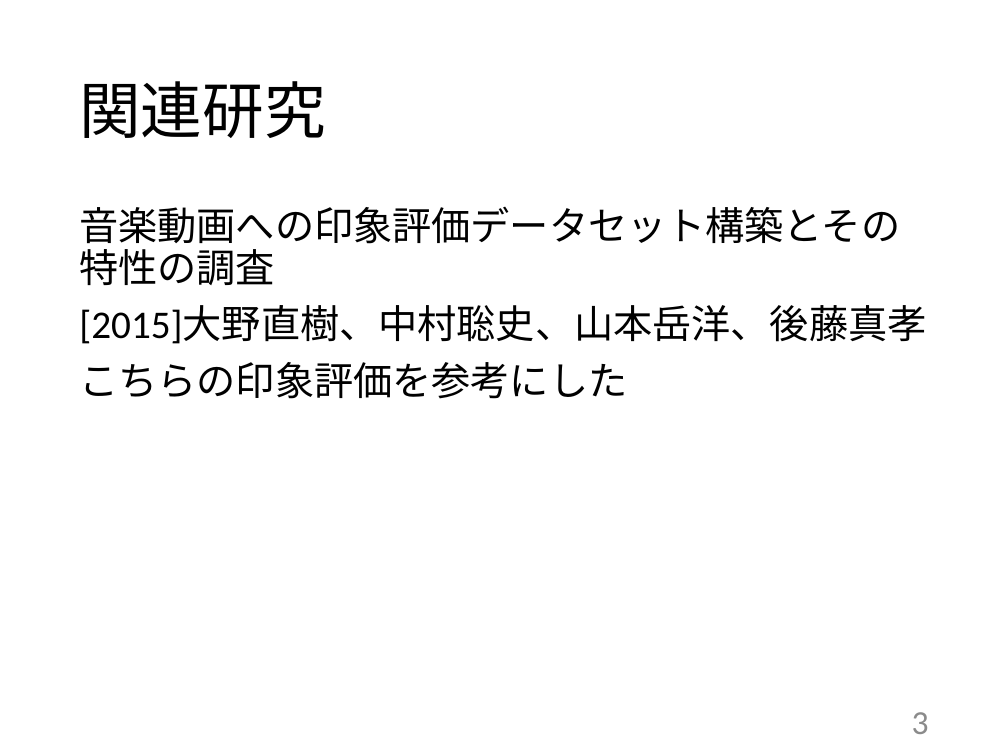
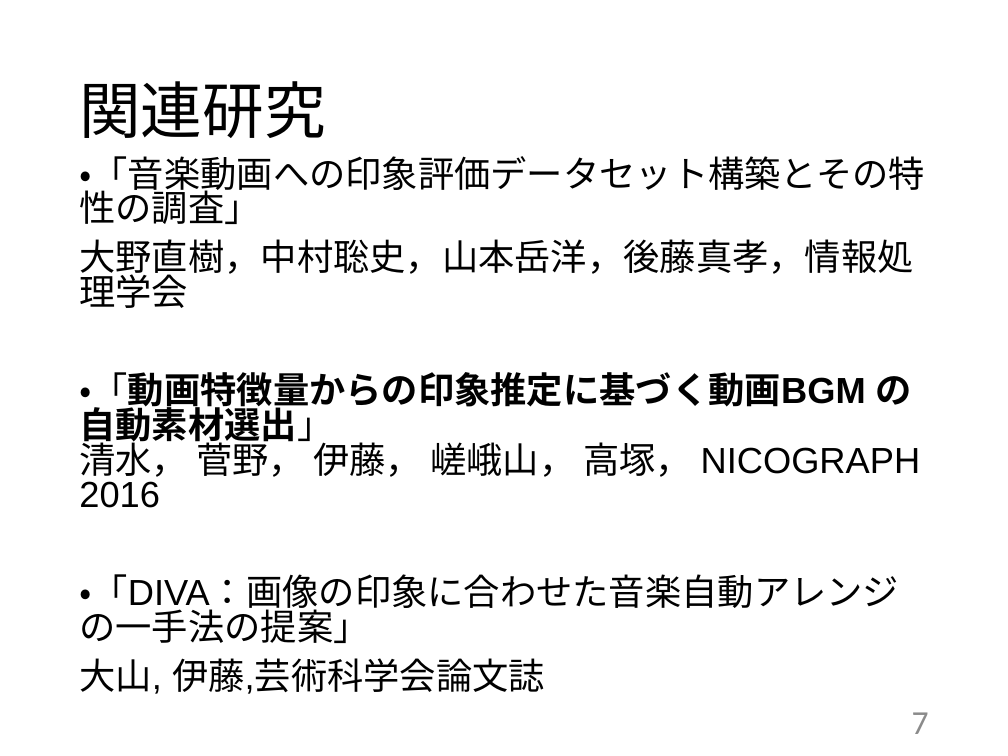
Before and after one commit to kait-takanolab/1821144-yoshii-thesis, a slide deck: slide 7 of 学部_中間発表_1821144.pptx (slide 3 before the commit). Drawn at 1008x756 pixels with LibreOffice and Linux fonts; fonts in the diff are those of the drawing. Boxes give left, top, right and bottom in pixels: in the first picture for what was removed or moved away, otherwise in the second. Text is boxed around its words. In the diff, an @@ line names an element or a change of style, - is before the commit and + after.

```diff
--- a/学部_中間発表_1821144.pptx
+++ b/学部_中間発表_1821144.pptx
@@ text at box(79, 156, 925, 694): text changed; size 28 to 25.9 pt; font Calibri to Arial @@
-音楽動画への印象評価データセット構築とその特性の調査
-[2015]大野直樹、中村聡史、山本岳洋、後藤真孝
-こちらの印象評価を参考にした
+・「音楽動画への印象評価データセット構築とその特性の調査」
+大野直樹，中村聡史，山本岳洋，後藤真孝，情報処理学会
+・「動画特徴量からの印象推定に基づく動画BGM の自動素材選出」
+清水， 菅野， 伊藤， 嵯峨山， 高塚， NICOGRAPH 2016
+・「DIVA：画像の印象に合わせた音楽自動アレンジの一手法の提案」
+大山, 伊藤,芸術科学会論文誌
@@ page number at box(912, 712, 929, 734): text changed @@
-3
+7
```
Also in this commit, not shown: 6 other slides changed, 1 slide added, 1 slide removed.
